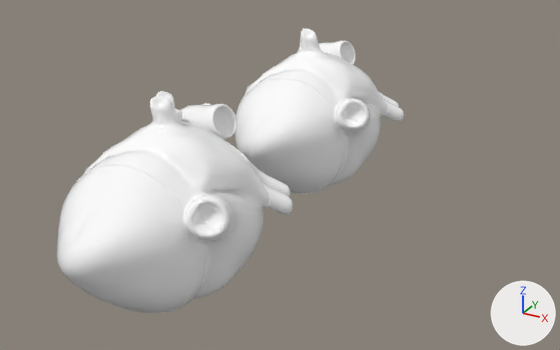
Before and after pictures for a commit that changed the FBX model Assets/Art/Props/Heart/SM_heart.fbx.
Before and after are seen from a 50 mm lens placed at (0.704, -1.135, 0.713), pointed at (-0.045, 0.226, 0.032). Arrows for +X, +Y and +Z are at lower right; the lights stay in place. The older version comes first. Where no turn or scale is listed for an object, it has been applied to the vertices.

In view in the first picture: 'Heart_slice1', 'Heart_slice2', 'Heart_slice3', 'Heart_sliced'.
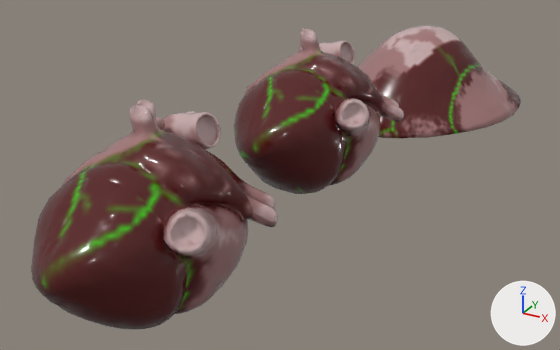
The newer file is also turned or shifted as a whole; pictures and numbers use the older file's frame.

Boxes [x1, y1, x2, y2] around the edits, measured in the pictures (560 x 350 px; the box of a moved part takes in the faces that stretch with it):
'Heart_sliced', reshaped, recoloured: before [57, 91, 293, 313]; after [31, 99, 278, 329]
'Heart_mushed', added (brown): after [357, 25, 521, 139]
'Heart_slice01', added (brown): after [234, 78, 365, 194]
'Heart_slice1', deleted: before [234, 79, 364, 194]
part 1 of me_mesh, rebuilt (6% taller): before [175, 103, 293, 232]; after [156, 111, 278, 248]
part 2 of me_mesh, rebuilt (16% wider): before [77, 91, 269, 313]; after [31, 99, 253, 329]
part 3 of me_mesh, deleted: before [57, 165, 222, 313]
part 4 of me_mesh_002, moved or reshaped (mostly hidden): before [380, 97, 393, 118]; after [380, 94, 393, 122]
part 5 of me_mesh_002, recoloured: [298, 40, 404, 122] in both
part 6 of me_mesh_001, moved or reshaped: [324, 93, 367, 137] in both
part 7 of me_mesh_001, recoloured (white to brown): [244, 28, 387, 194] in both

The change, as a list of edits to the scene's bpy script:
```text
Add mat_material__27:
    mat_material__27 = bpy.data.materials.new('Material #27')
    # uses the picture img_sm_heart_material__25_basecolor_png
    # uses the picture img_sm_heart_material__25_emissive_png
    # uses the picture img_sm_heart_material__25_normal_png
    # uses the picture img_sm_heart_material__25_roughness_png
Change me_mesh_002:
    remove me_mesh_002.from_pydata(...)  # 1994 vertices, 2042 faces; spans x -0.14..0.178, y 0.049..0.226, z 0.017..0.295
    add me_mesh_002.from_pydata(...)  # 1988 vertices, 2035 faces; spans x -0.14..0.178, y 0.049..0.226, z 0.017..0.295
    me_mesh_002 part 4
    11 vertices are removed from x -0.13..-0.059, y 0.049..0.051, z 0.046..0.093
    29 faces are deleted
    5 vertices in x -0.089..0.102, y 0.049, z 0.05..0.246 move by (0.002, 0.0, 0.0)
    4 vertices in x -0.054..-0.048, y 0.049, z 0.228..0.24 move by (-0.002, 0.0, 0.0)
    4 vertices in x -0.051..0.025, y 0.049, z 0.019..0.037 move by (0.001, 0.0, -0.001)
    3 vertices in x 0.139..0.151, y 0.049, z 0.169..0.202 move by (-0.002, 0.0, 0.002)
    3 vertices in x 0.004..0.046, y 0.049, z 0.017..0.279 move by (0.001, 0.0, 0.0)
    3 vertices in x 0.013..0.135, y 0.049, z 0.104..0.281 move by (0.001, 0.0, 0.001)
    20 vertices move from x -0.129..0.149, y 0.049, z 0.024..0.257 to x -0.127..0.147, y 0.049, z 0.026..0.26
    5 vertices are added at (-0.068, 0.049, 0.079), (-0.061, 0.049, 0.048), (-0.104, 0.049, 0.07), (-0.119, 0.049, 0.077), (-0.129, 0.049, 0.087)
    22 new faces join them
    me_mesh_002 part 5: 2013 faces spanning x -0.14..0.178, y 0.049..0.226, z 0.017..0.295 switch from mat_material__25 (white #ffffff) to mat_material__27
Change me_mesh:
    remove me_mesh.from_pydata(...)  # 3727 vertices, 3908 faces; spans x -0.157..0.178, y -0.245..0.226, z 0.005..0.344
    remove me_mesh.materials.append(mat_material__25)  # white #ffffff
    add me_mesh.from_pydata(...)  # 3703 vertices, 3614 faces; spans x -0.157..0.178, y -0.295..0.176, z 0.005..0.344
    me_mesh part 1: the loose piece of 1994 vertices spanning x -0.14..0.178, y 0.049..0.226, z 0.017..0.295 is rebuilt with 1987 vertices and now spans x -0.141..0.178, y -0.001..0.176, z 0.017..0.295, in mat_material__27
    me_mesh part 2: the loose piece of 1273 vertices spanning x -0.157..0.169, y -0.115..0.049, z 0.005..0.344 is rebuilt with 1716 vertices and now spans x -0.157..0.169, y -0.295..-0.001, z 0.005..0.344, in mat_material__27
    me_mesh part 3: the loose piece of 460 vertices spanning x -0.124..0.164, y -0.245..-0.113, z 0.02..0.266 is deleted
    add me_mesh.materials.append(mat_material__27)
Change me_mesh_001:
    remove me_mesh_001.from_pydata(...)  # 1273 vertices, 1365 faces; spans x -0.157..0.169, y -0.115..0.049, z 0.005..0.344
    add me_mesh_001.from_pydata(...)  # 1272 vertices, 1363 faces; spans x -0.157..0.169, y -0.115..0.049, z 0.005..0.344
    me_mesh_001 part 6: 21 vertices moved from x 0.09..0.16, y -0.113, z 0.176..0.243 to x 0.091..0.158, y -0.113, z 0.179..0.241; 2 vertices removed from x 0.163..0.164, y -0.113, z 0.195..0.197; 1 vertex added at x 0.162, y -0.113, z 0.195
    me_mesh_001 part 7: 1359 faces spanning x -0.157..0.169, y -0.115..0.049, z 0.005..0.344 switch from mat_material__25 (white #ffffff) to mat_material__27
    other edits to the shape of me_mesh_001 do not show in these pictures
Remove ob_heart_slice1:
    ob_heart_slice1 = bpy.data.objects.new('Heart_slice1', me_mesh_003)
Add ob_heart_mushed:
    ob_heart_mushed = bpy.data.objects.new('Heart_mushed', me_mesh_002_1)  # 386 vertices, 384 faces; spans x -0.258..0.252, y -0.313..0.263, z -0.006..0.235
    ob_heart_mushed.location = (0.049, 0.932, 0.0)
Add ob_heart_slice01:
    ob_heart_slice01 = bpy.data.objects.new('Heart_slice01', me_mesh_003_1)  # 459 vertices, 500 faces; spans x -0.124..0.166, y -0.245..-0.113, z 0.019..0.268
    ob_heart_slice01.location = (0.0, 0.294, 0.0)
```
